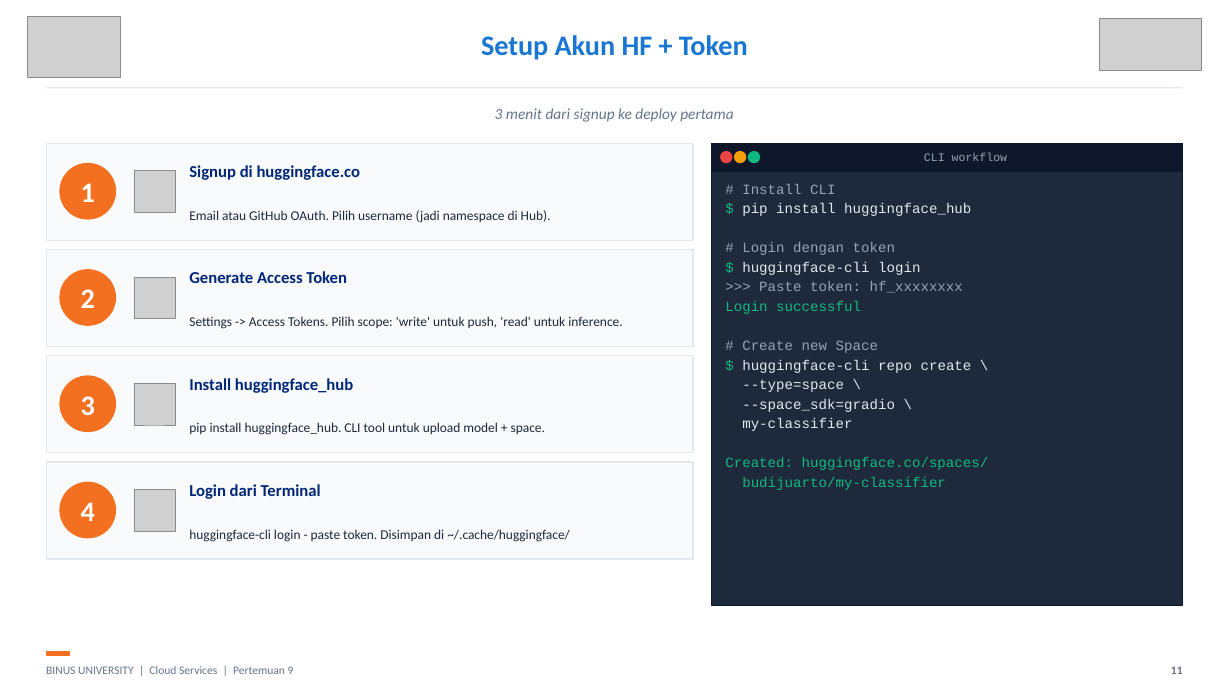
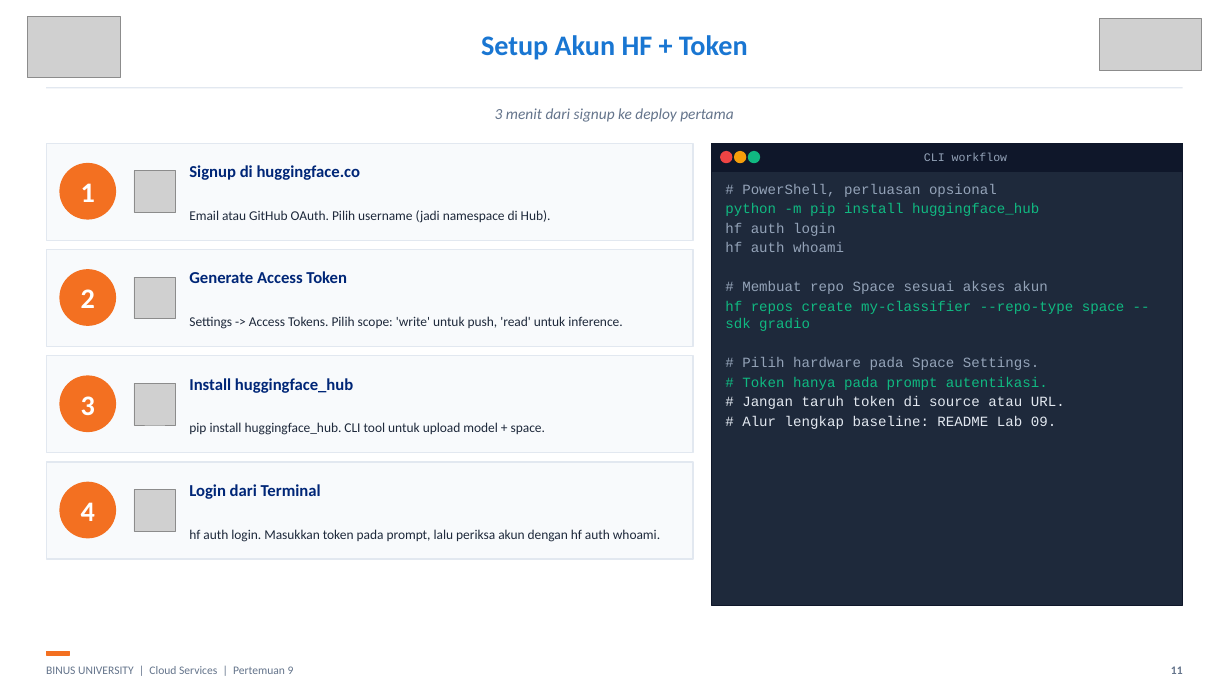
Before and after one commit to SeedFlora/meet9CloudService, a slide deck: slide 11 of slides/Teori_Pertemuan_09.pptx. Drawn at 1232x693 pixels with LibreOffice and Linux fonts; fonts in the diff are those of the drawing; grey boxes stand for pictures. Boxes give left, top, right and bottom in pixels: in the first picture for what was removed or moved away, otherwise in the second. Text is boxed around its words. In the diff, an @@ line names an element or a change of style, - is before the commit and + after.

```diff
--- a/slides/Teori_Pertemuan_09.pptx
+++ b/slides/Teori_Pertemuan_09.pptx
@@ text at [725,184,1124,429]: text changed; text colour #E2E8F0 to #10B981 @@
-# Install CLI
-$ pip install huggingface_hub
-# Login dengan token
-$ huggingface-cli login
->>> Paste token: hf_xxxxxxxx
-Login successful
-# Create new Space
-$ huggingface-cli repo create \
---type=space \
---space_sdk=gradio \
-my-classifier
-Created: huggingface.co/spaces/
-budijuarto/my-classifier
+# PowerShell, perluasan opsional
+python -m pip install huggingface_hub
+hf auth login
+hf auth whoami
+# Membuat repo Space sesuai akses akun
+hf repos create my-classifier --repo-type space --sdk gradio
+# Pilih hardware pada Space Settings.
+# Token hanya pada prompt autentikasi.
+# Jangan taruh token di source atau URL.
+# Alur lengkap baseline: README Lab 09.
@@ text at [189,529,660,542]: text changed @@
-huggingface-cli login - paste token. Disimpan di ~/.cache/huggingface/
+hf auth login. Masukkan token pada prompt, lalu periksa akun dengan hf auth whoami.
```
Also in this commit, not shown: 7 other slides changed, 5 other files.
